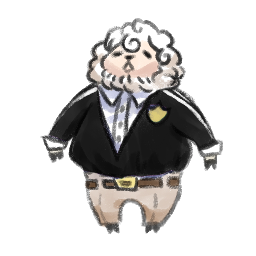
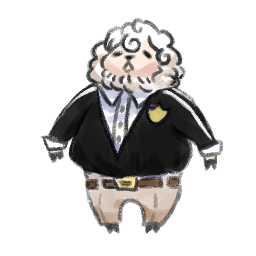
Two versions of the same layered image (256 × 256). Layer-by-layer changes:
showed "Layer3" over [60, 85, 214, 141]
hid "Set1" over [60, 85, 214, 141]
